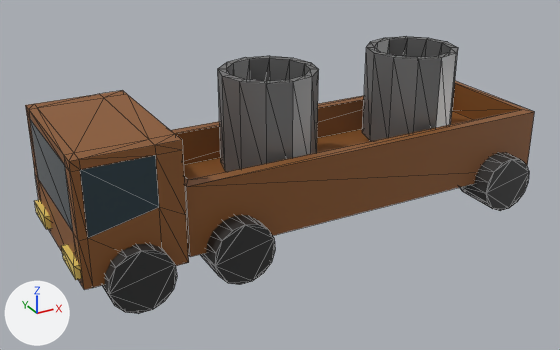
A saved change to the glTF model automated-construction-sim/Assets/LKW_with_pipes.glb.
Camera for both pictures: a 50 mm camera at (-7.82, -13.23, 5.84) aimed at (-0.56, -0.03, -0.76). The axes (+X, +Y, +Z) are drawn at lower left. The lights are the same throughout. The first picture is the older version. Mesh edges are drawn as thin lines. Vertices at exactly the same position are counted once.
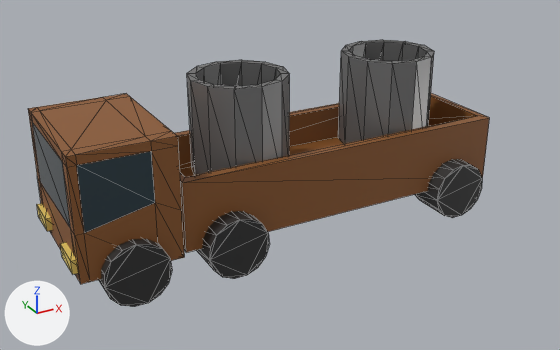
Boxes (x1, y1, x2, y2) around the edits, measured in the pictures (560 x 350 px; the box of a moved part takes in the faces that stretch with it):
'Cylinder', recoloured, surface changed, reshaped, rescaled (9% narrower, 8% shorter)
    before: (25, 81, 534, 314)
    after: (28, 93, 489, 307)
'Cylinder.001', recoloured, surface changed, moved
    before: (218, 56, 319, 172)
    after: (187, 60, 290, 175)
'Cylinder.002', recoloured, surface changed, moved
    before: (362, 36, 458, 141)
    after: (338, 40, 434, 144)
part 1 of me_cylinder, moved or reshaped
    before: (459, 152, 529, 211)
    after: (415, 159, 482, 218)
part 2 of me_cylinder, moved or reshaped
    before: (171, 81, 534, 257)
    after: (174, 93, 489, 252)

What the commit changed:
Material 'Material.002' (mat_material_002) changes colour from black #2f2f2f to greyish blue #4a5c64; in linear values from (0.0282, 0.0282, 0.0282) to (0.0693, 0.106, 0.128).
Material 'Material.003' (mat_material_003) changes colour from yellow #e7cb67 to black #2f2f2f; in linear values from (0.8, 0.597, 0.135) to (0.0282, 0.0282, 0.0282).
Material 'Material.004' (mat_material_004) changes colour from grey #848484 to yellow #e7cb67; in linear values from (0.232, 0.232, 0.232) to (0.8, 0.597, 0.135).
In material 'Material.004' (mat_material_004), roughness goes from 0.4 to 0.5.
Material 'Material.005' (mat_material_005) is new.
Its base color is (0.232, 0.232, 0.232) (grey #848484).
Its metallic is 0.523.
Its roughness is 0.4.
me_cylinder is used by ob_cylinder; location (-1.66, -0.01, -0.96); rotation (1.59, 0.0, 0.0), in degrees (91, 0, 0); scale (0.632, 0.632, 0.506).
Before the commit, vertices of me_cylinder: 60 (10.9, -0.5, 2.8), 61 (10.9, 1.7, 2.7) at pixel (534, 111), 62 (10.9, -0.6, -2.8), 63 (10.9, 1.7, -2.9), 66 (10.7, 1.7, -2.4) at pixel (454, 83).
Before the commit, vertices of me_cylinder: 67 (10.7, 1.7, 2.2) at pixel (521, 109), 70 (10.7, 0.5, -2.3) at pixel (452, 110), 71 (10.7, 0.6, 2.2).
me_cylinder had 268 vertices, 492 faces and spanned x -5.8..10.9, y -1.6..3.3, z -3.5..3.6.
me_cylinder now has 268 vertices, 492 faces and spans x -5.8..9.1, y -1.6..3.3, z -3.5..3.6.
me_cylinder part 1: the loose piece of 30 vertices spanning x 8.4..10.4, y -1.5..0.5, z 1.6..3.6 is moved by (-1.9, 0.0, 0.0).
Part 2, on me_cylinder:
Vertices 60 to 63, 66, 67, 70, 71 of me_cylinder move by (-1.9, 0.0, 0.0).
Other edits to the shape of me_cylinder do not show in these pictures.
me_cylinder no longer uses material mat_material (greyish blue #4a5c64).
me_cylinder gains material mat_material_004 (yellow #e7cb67).
me_cylinder_001 has 48 vertices, 96 faces and spans x -1.0..1.0, y -1.0..1.0, z -1.0..1.0.
me_cylinder_001 no longer uses material mat_material_004 (grey #848484).
me_cylinder_001 gains material mat_material_005 (grey #848484).
me_cylinder_002 has 48 vertices, 96 faces and spans x -1.0..1.0, y -1.0..1.0, z -1.0..1.0.
me_cylinder_002 no longer uses material mat_material_004 (grey #848484).
me_cylinder_002 gains material mat_material_005 (grey #848484).
Object 'Cylinder' (ob_cylinder) is rescaled from (0.632, 0.632, 0.506) to (0.632, 0.632, 0.439).
Object 'Cylinder.001' (ob_cylinder_001) moves from (-0.81, 0.0, 0.58) to (-1.47, 0.0, 0.58).
Object 'Cylinder.002' (ob_cylinder_002) moves from (2.75, 0.0, 0.58) to (2.1, 0.0, 0.58).
